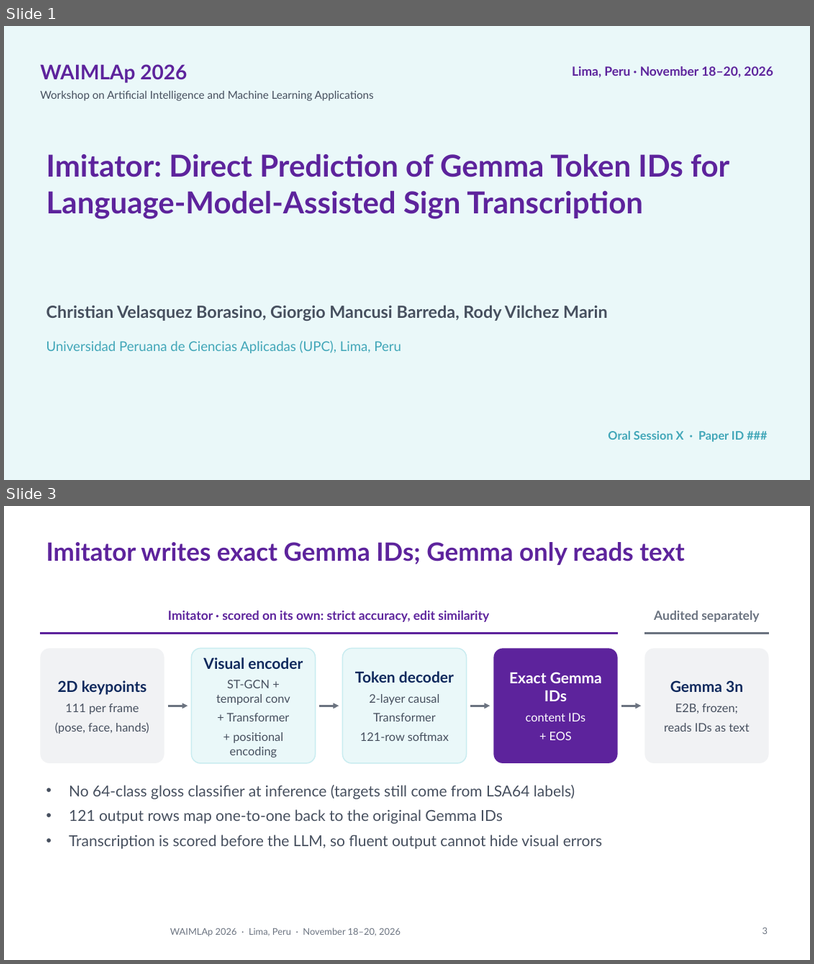
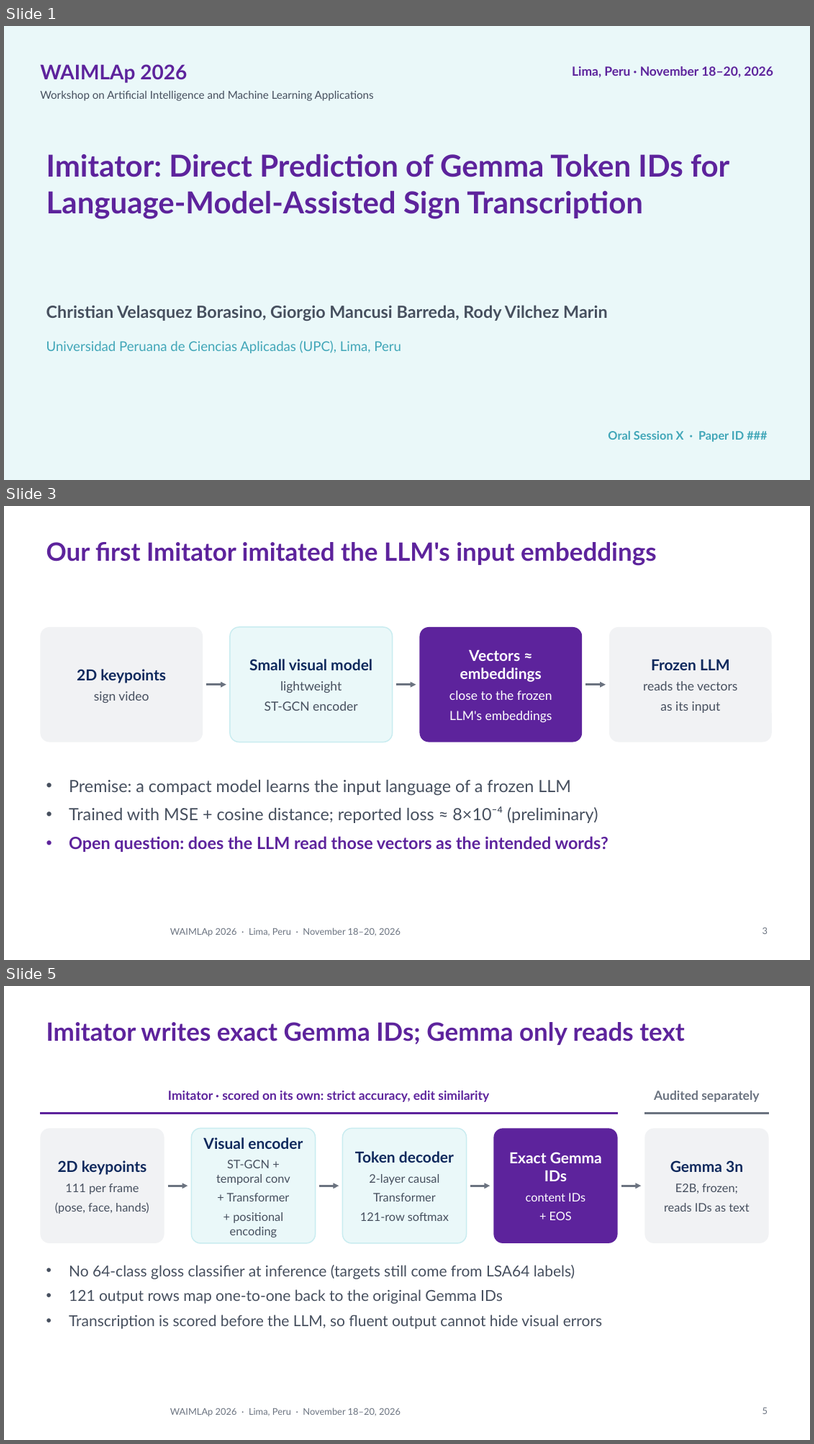
Before and after one commit to Percep3/Imitator, a slide deck: presentation/waimlap2026/imitator_waimlap2026.pptx. Shown one above the other, each under a label of ours: slides 1 and 3 before the commit, slides 1, 3 and 5 after it; the slides between them are not shown. The pictures are 814x964 and 814x1444 pixels, drawn with LibreOffice and Linux fonts; fonts in the diff are those of the drawing; background and template pictures are left out. Boxes give left, top, right and bottom in pixels: in the first picture for what was removed or moved away, otherwise in the second. Text is boxed around its words. In the diff, an @@ line names an element or a change of style, - is before the commit and + after.

```diff
--- a/presentation/waimlap2026/imitator_waimlap2026.pptx
+++ b/presentation/waimlap2026/imitator_waimlap2026.pptx
@@ slide 3 added at bbox=[4, 506, 810, 960], background #FFFFFF; not listed: 1 template element that a slide beside it also shows @@
@@ title added at bbox=[46, 542, 657, 566], 30 pt, text #5D239C, bold @@
+Our first Imitator imitated the LLM's input embeddings
@@ rounded rectangle added at bbox=[40, 627, 203, 742], fill #F1F2F4, 18 pt, text #0E285C, bold @@
+2D keypoints
+sign video
@@ rounded rectangle added at bbox=[230, 627, 393, 742], fill #EAF8F9, outline #C9ECF0 1.25 pt, 15 pt, text #464F5E @@
+Small visual model
+lightweight
+ST-GCN encoder
@@ rounded rectangle added at bbox=[420, 627, 583, 742], fill #5D239C, 15 pt, text #FFFFFF @@
+Vectors ≈ embeddings
+close to the frozen
+LLM's embeddings
@@ rounded rectangle added at bbox=[610, 627, 772, 742], fill #F1F2F4, 15 pt, text #464F5E @@
+Frozen LLM
+reads the vectors
+as its input
@@ arrow added from (206, 685) to (226, 685), #6B7380 2.25 pt @@
@@ arrow added from (396, 685) to (417, 685), #6B7380 2.25 pt @@
@@ arrow added from (586, 685) to (606, 685), #6B7380 2.25 pt @@
@@ text added at bbox=[69, 780, 609, 852], 20 pt, text #464F5E @@
+• Premise: a compact model learns the input language of a frozen LLM
+• Trained with MSE + cosine distance; reported loss ≈ 8×10⁻⁴ (preliminary)
+• Open question: does the LLM read those vectors as the intended words?
@@ page number added at bbox=[763, 927, 768, 934], 11 pt, text #6B7380 @@
+3
@@ what was slide 3 is now slide 5 @@
@@ page number at bbox=[763, 1407, 768, 1414]: text changed @@
-3
+5
```
Also in this commit, not shown: 1 slide changed, 1 other slide added, 2 other files.
